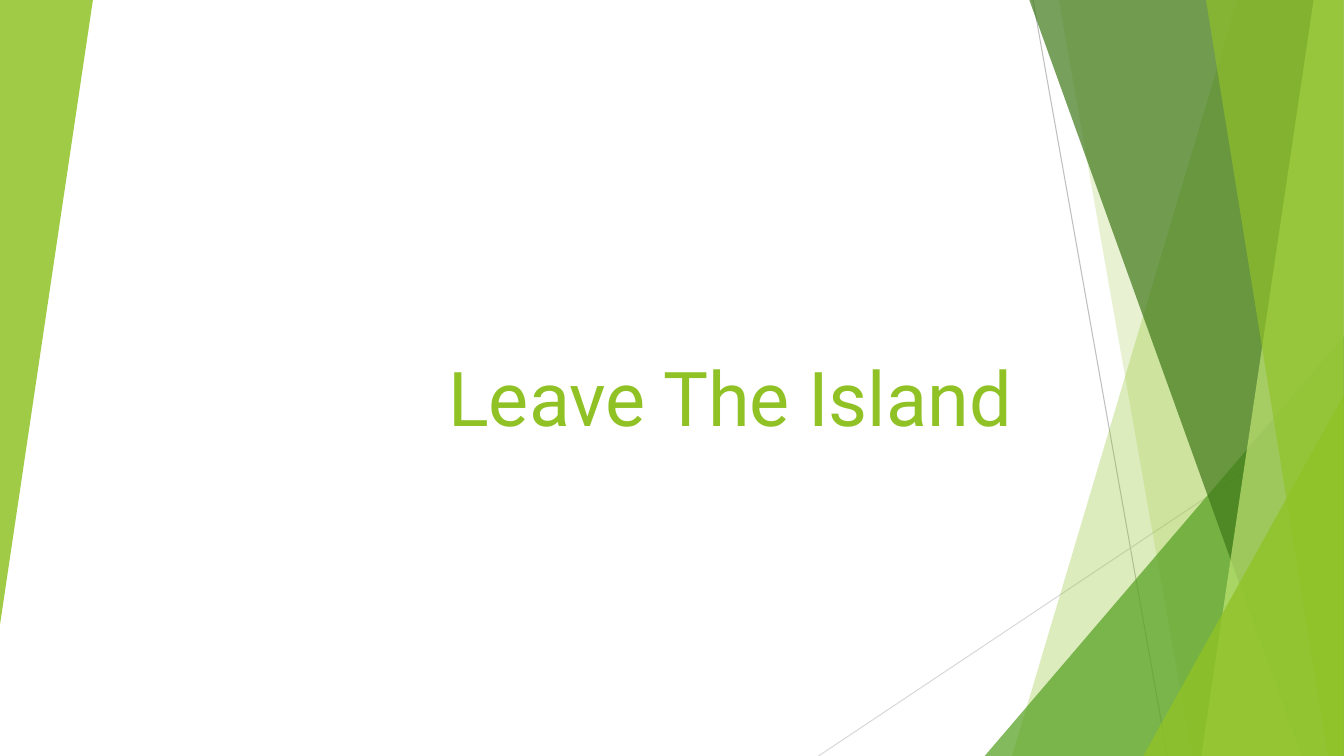
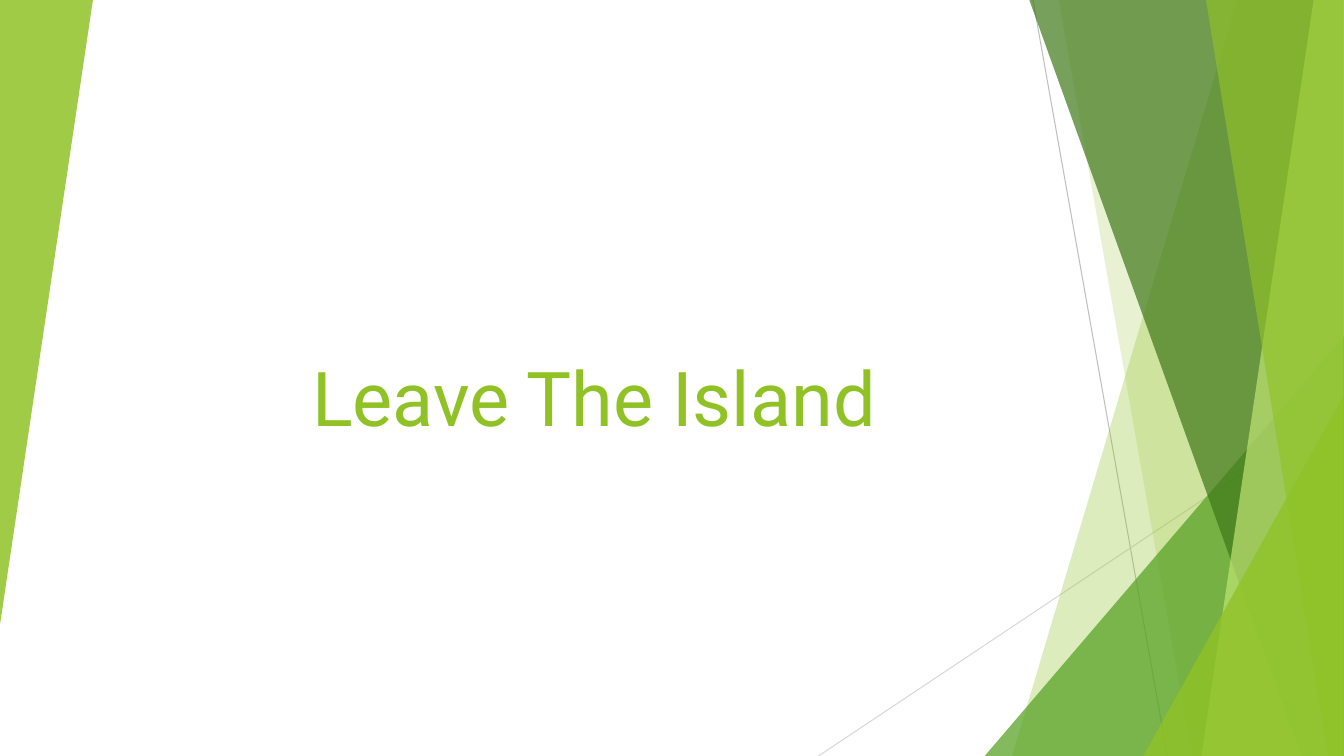
Before and after one commit to enitnel/mysterious-project, a slide deck: slide 1 of Dms coursework presentation.pptx. Drawn at 1344x756 pixels with LibreOffice and Linux fonts; fonts in the diff are those of the drawing. Boxes give left, top, right and bottom in pixels: in the first picture for what was removed or moved away, otherwise in the second. Text is boxed around its words. In the diff, an @@ line names an element or a change of style, - is before the commit and + after.

```diff
--- a/Dms coursework presentation.pptx
+++ b/Dms coursework presentation.pptx
@@ title "Leave The Island" at [312,369,875,427]: alignment right to centre @@
```
Also in this commit, not shown: 11 other slides changed, 4 slides added, 58 other files.
